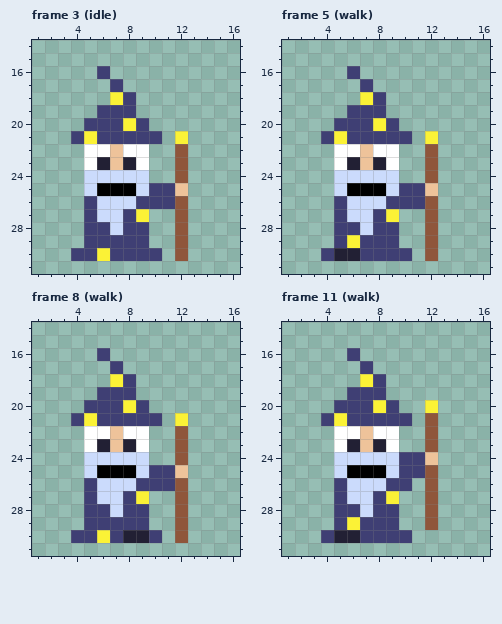
Edited in one commit: pixel-art file (source_data/aseprite/mage.aseprite). That is the earlier state.
32x32 pixels, 25 frames. Shown: frame 3 (idle): x 1..16, y 14..31; frame 5 (walk): x 1..16, y 14..31; frame 8 (walk): x 1..16, y 14..31; frame 11 (walk): x 1..16, y 14..31. The commit also changed other frames, which this record leaves out.
New version:
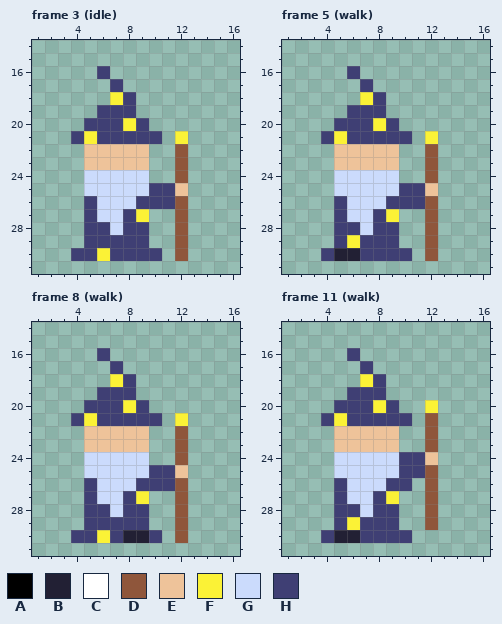
Palette (. is transparent): A #000000  B #222034  C #ffffff  D #8f563b  E #eec39a  F #fbf236  G #cbdbfc  H #3f3f74
The exact change:
layer "face" now hidden
Frame 3 (idle):
Colour B gives way to colour E in row 23 at x 6 and 8.
Colour C gives way to colour E in row 22 at x 5 to 6 and 8 to 9; in row 23 at x 5 and 9.
Colour A gives way to colour G in row 25 at x 6 to 8.
Frame 5 (walk): the same change as frame 3 (idle)
Frame 8 (walk): the same change as frame 3 (idle)
Frame 11 (walk): the same change as frame 3 (idle)
Changed places in both pictures, as pixel boxes (x1, y1, x2, y2):
changed: (84, 144, 149, 196)
changed: (334, 144, 399, 196)
changed: (84, 426, 149, 478)
changed: (334, 426, 399, 478)
